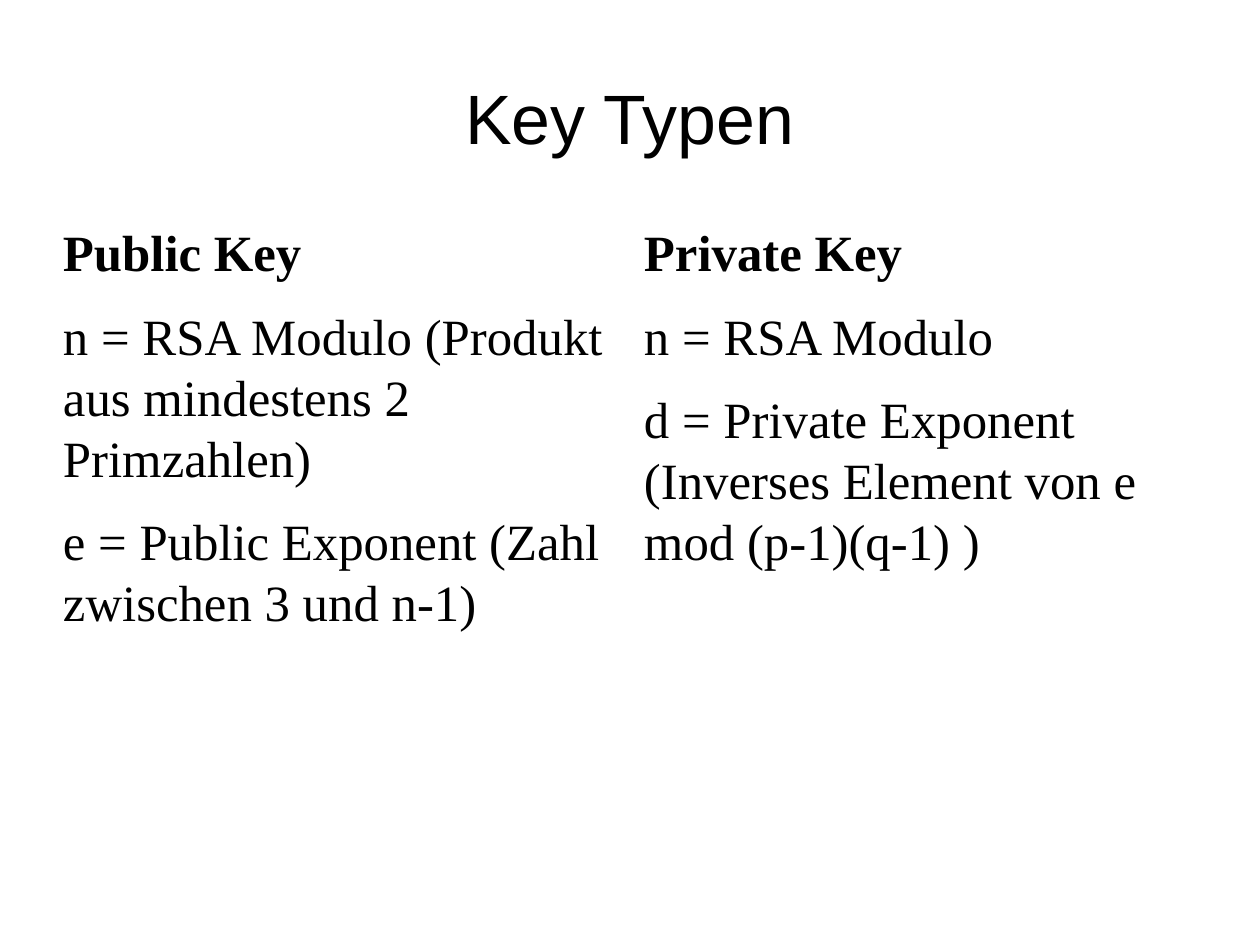
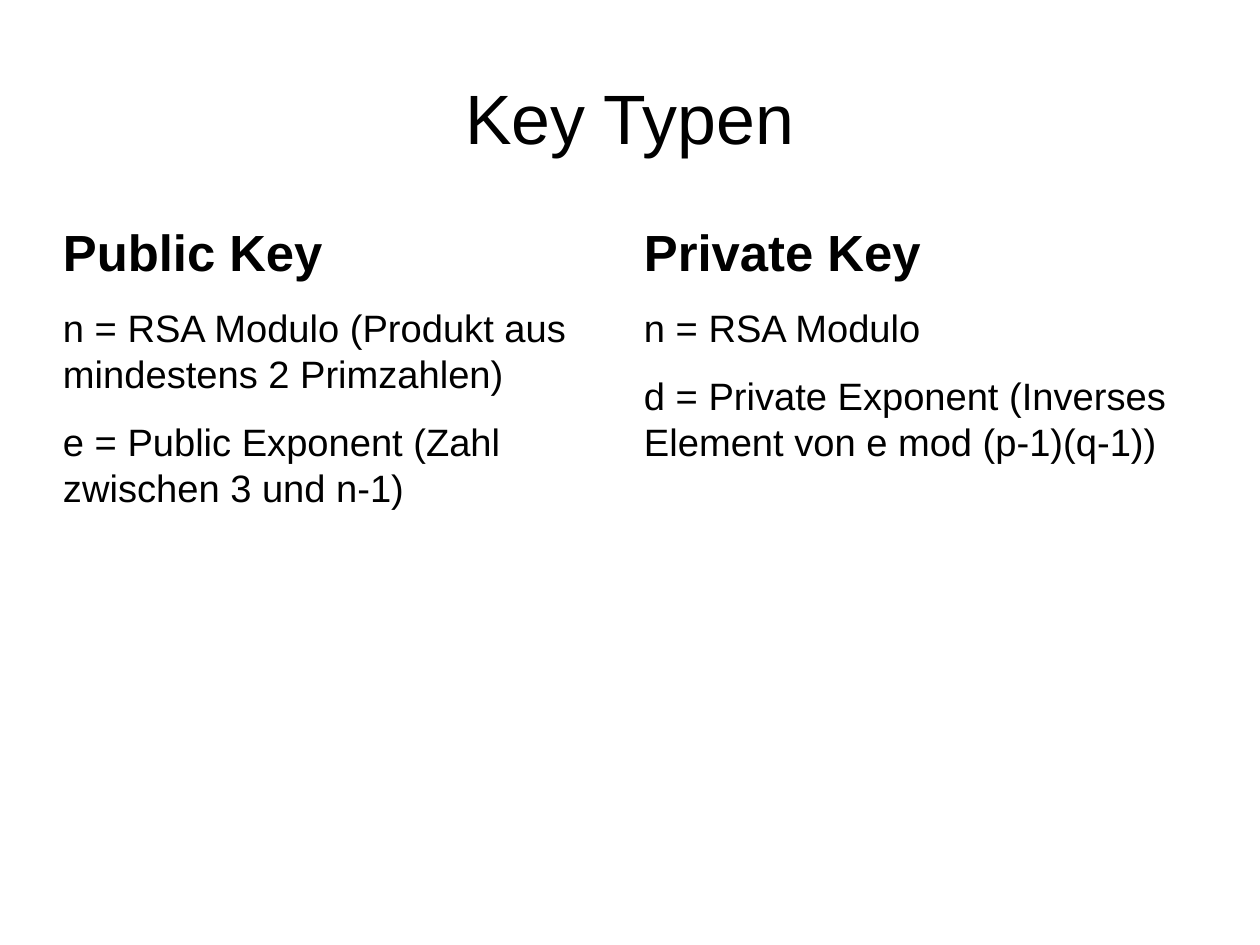
Before and after one commit to FFHS-Inf-2010-students/sa-krypt, a slide deck: slide 5 of pres/praesentation.odp (slide 6 before the commit). Drawn at 1260x945 pixels with LibreOffice and Linux fonts; fonts in the diff are those of the drawing. Boxes give left, top, right and bottom in pixels: in the first picture for what was removed or moved away, otherwise in the second. Text is boxed around its words. In the diff, an @@ line names an element or a change of style, - is before the commit and + after.

Commit message:
Fonts fixen in Präsentation; PDF erstellen

```diff
--- a/pres/praesentation.odp
+++ b/pres/praesentation.odp
@@ text "Public Key" at [63, 234, 565, 510]: font Times New Roman to Arial, size 32 to 24 pt @@
@@ text at [644, 234, 920, 343]: font Times New Roman to Arial in "Private Key", "n = RSA Modulo"; size 32 to 24 pt in "n = RSA Modulo" @@
@@ text at [644, 382, 1166, 464]: text changed; size 32 to 24 pt; font Times New Roman to Arial @@
-d = Private Exponent (Inverses Element von e mod (p-1)(q-1) )
+d = Private Exponent (Inverses Element von e mod (p-1)(q-1))
```
Also in this commit, not shown: 30 other slides changed, 1 slide removed, 1 other file.
